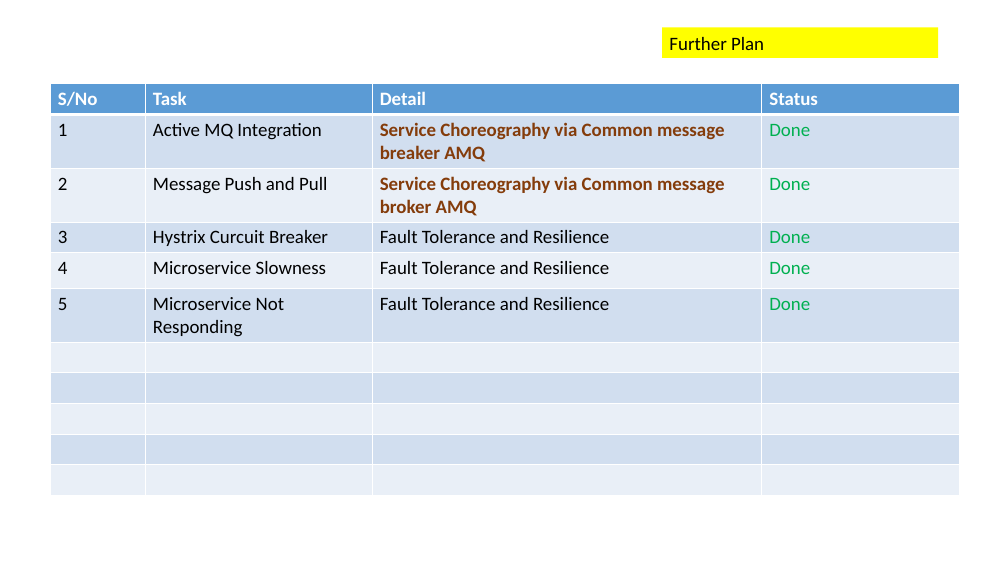
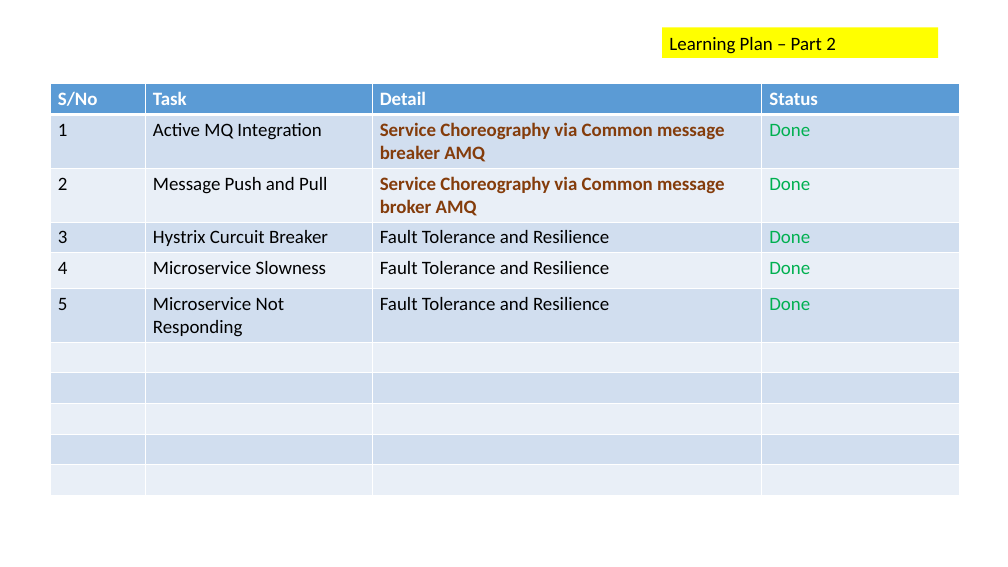
Before and after one commit to krishmetalhead/microservices, a slide deck: slide 13 of Microservice_Architecture_Defined.pptx. Drawn at 1008x567 pixels with LibreOffice and Linux fonts; fonts in the diff are those of the drawing. Boxes give left, top, right and bottom in pixels: in the first picture for what was removed or moved away, otherwise in the second. Text is boxed around its words. In the diff, an @@ line names an element or a change of style, - is before the commit and + after.

```diff
--- a/Microservice_Architecture_Defined.pptx
+++ b/Microservice_Architecture_Defined.pptx
@@ text in rectangle at (x1=669, y1=37, x2=836, y2=54): text changed @@
-Further Plan
+Learning Plan – Part 2
```
Also in this commit, not shown: 2 other slides changed, 1 slide added, 1 slide removed.
